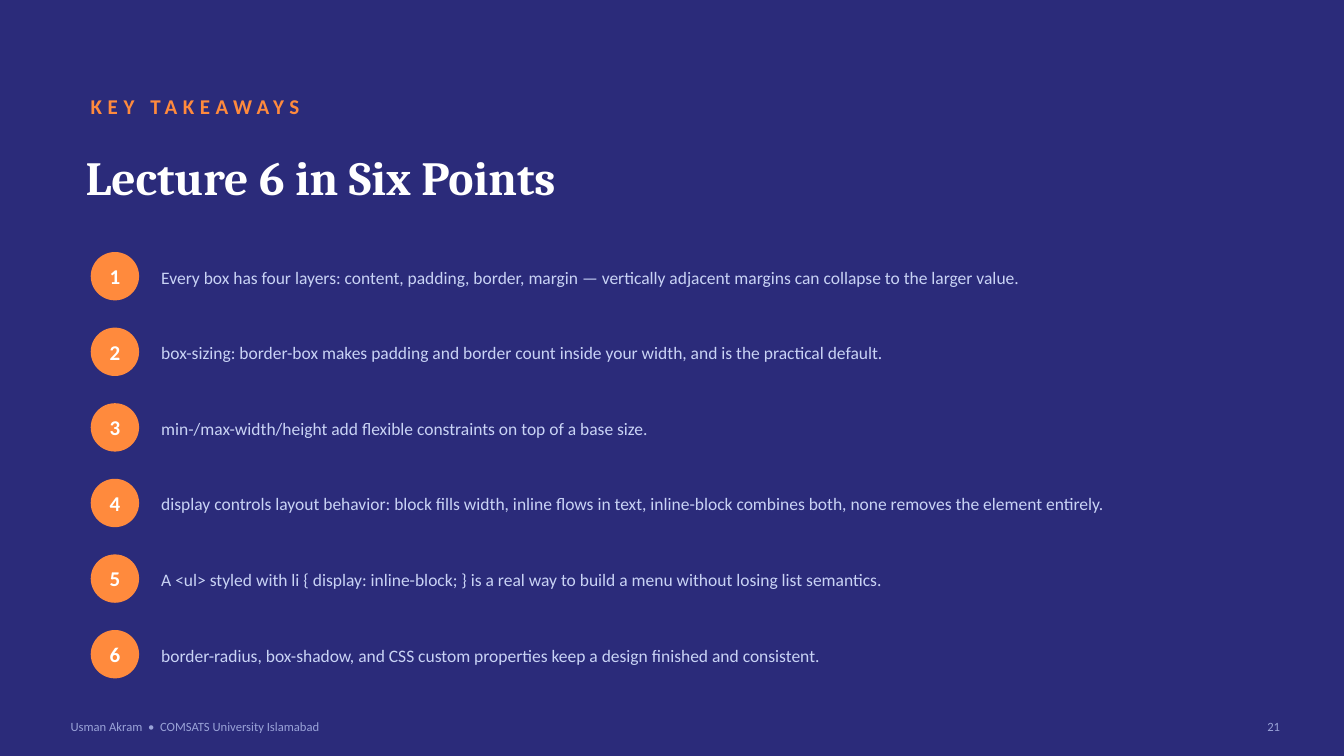
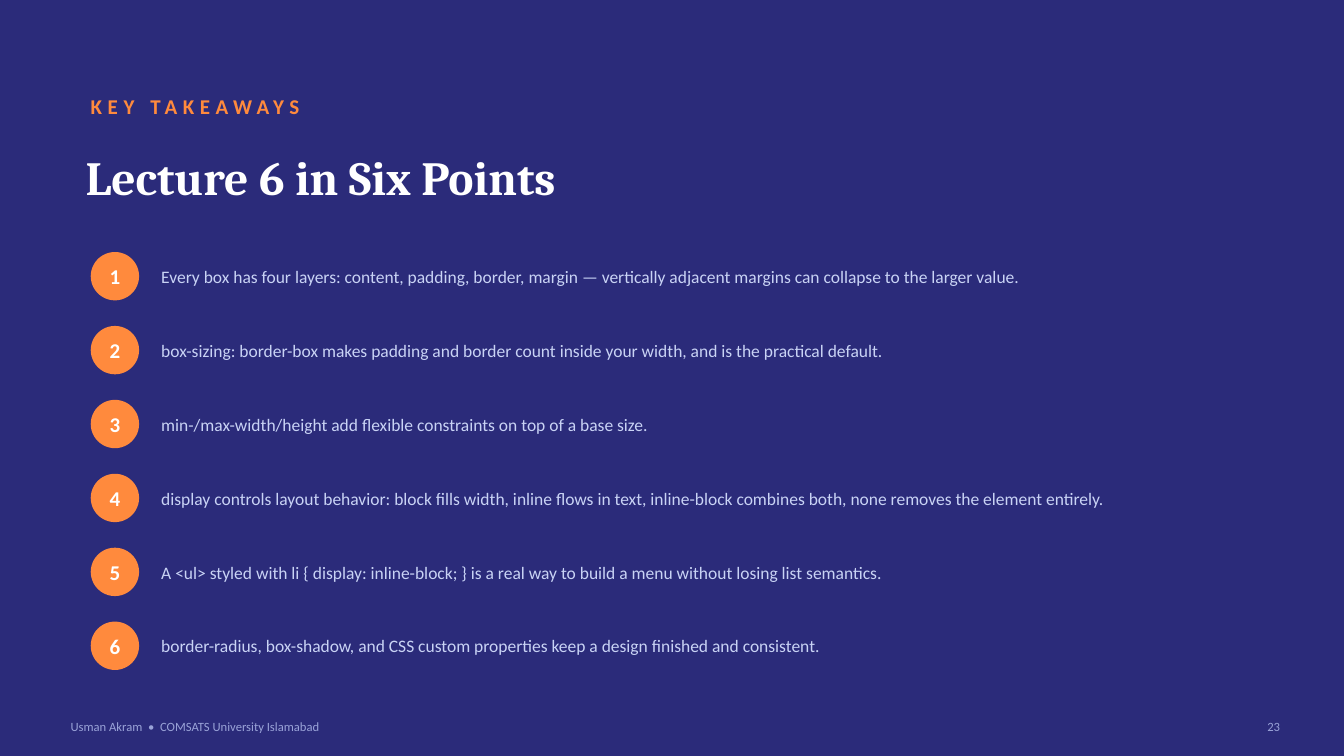
Before and after one commit to mua22/mern-web-book, a slide deck: slide 23 of slides/CSC336-Lecture-06-CSS-Box-Model-and-Display.pptx (slide 21 before the commit). Drawn at 1344x756 pixels with LibreOffice and Linux fonts; fonts in the diff are those of the drawing. Boxes give left, top, right and bottom in pixels: in the first picture for what was removed or moved away, otherwise in the second. Text is boxed around its words. In the diff, an @@ line names an element or a change of style, - is before the commit and + after.

```diff
--- a/slides/CSC336-Lecture-06-CSS-Box-Model-and-Display.pptx
+++ b/slides/CSC336-Lecture-06-CSS-Box-Model-and-Display.pptx
@@ 4 texts, 1 ellipse: place and size @@
-4 texts, 1 ellipse at (91,423,1103,589)
+4 texts, 1 ellipse at (91,419,1103,582)
@@ 3 texts, 2 ellipses: place and size @@
-3 texts, 2 ellipses at (91,555,820,679)
+3 texts, 2 ellipses at (91,547,820,670)
@@ text at (1267,723,1280,731): text changed @@
-21
+23
```
Also in this commit, not shown: 2 other slides changed, 2 slides added, 14 other files.
